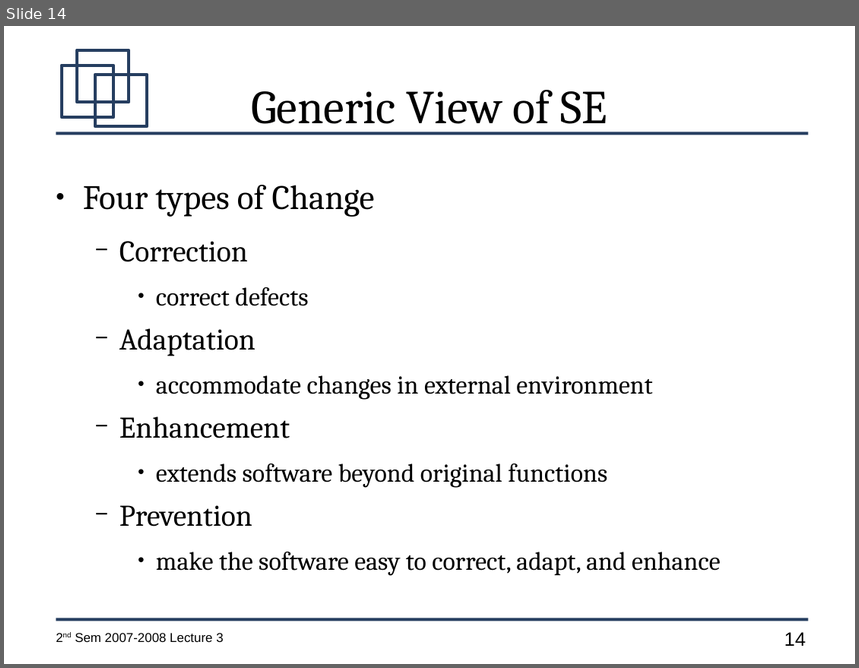
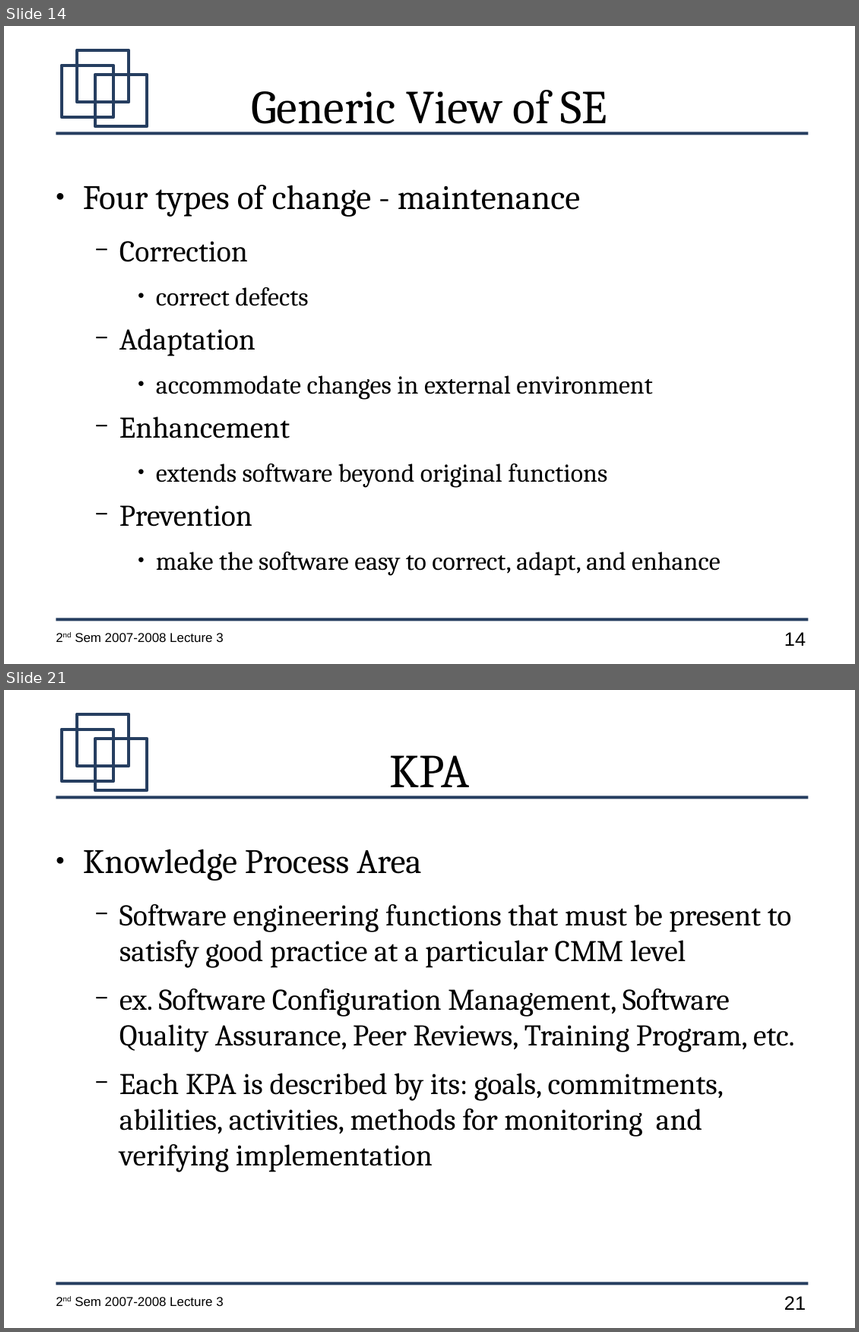
Before and after one commit to jachermocilla/jach-homepage, a slide deck: CMSC128-2nd-Sem-2007-L3.odp. Shown one above the other, each under a label of ours: slide 14 before the commit, slides 14 and 21 after it; the slides between them are not shown. The pictures are 859x668 and 859x1332 pixels, drawn with LibreOffice and Linux fonts; fonts in the diff are those of the drawing. Boxes give left, top, right and bottom in pixels: in the first picture for what was removed or moved away, otherwise in the second. Text is boxed around its words. In the diff, an @@ line names an element or a change of style, - is before the commit and + after.

```diff
--- a/CMSC128-2nd-Sem-2007-L3.odp
+++ b/CMSC128-2nd-Sem-2007-L3.odp
@@ slide 21 added at bbox=[4, 690, 855, 1328], background #FFFFFF; not listed: 7 template elements that a slide beside it also shows @@
@@ title added at bbox=[389, 755, 469, 798], 44 pt, text #000000 @@
+KPA
@@ text added at bbox=[83, 849, 795, 1173], 28 pt, text #000000 @@
+● Knowledge Process Area
+  − Software engineering functions that must be present to satisfy good practice at a particular CMM level
+  − ex. Software Configuration Management, Software Quality Assurance, Peer Reviews, Training Program, etc.
+  − Each KPA is described by its: goals, commitments, abilities, activities, methods for monitoring and verifying implementation
@@ slide 14 changed as well @@
@@ text at bbox=[83, 185, 580, 217]: text changed @@
-● Four types of Change
+● Four types of change - maintenance
```
Also in this commit, not shown: 3 other slides changed, 6 other slides added.
